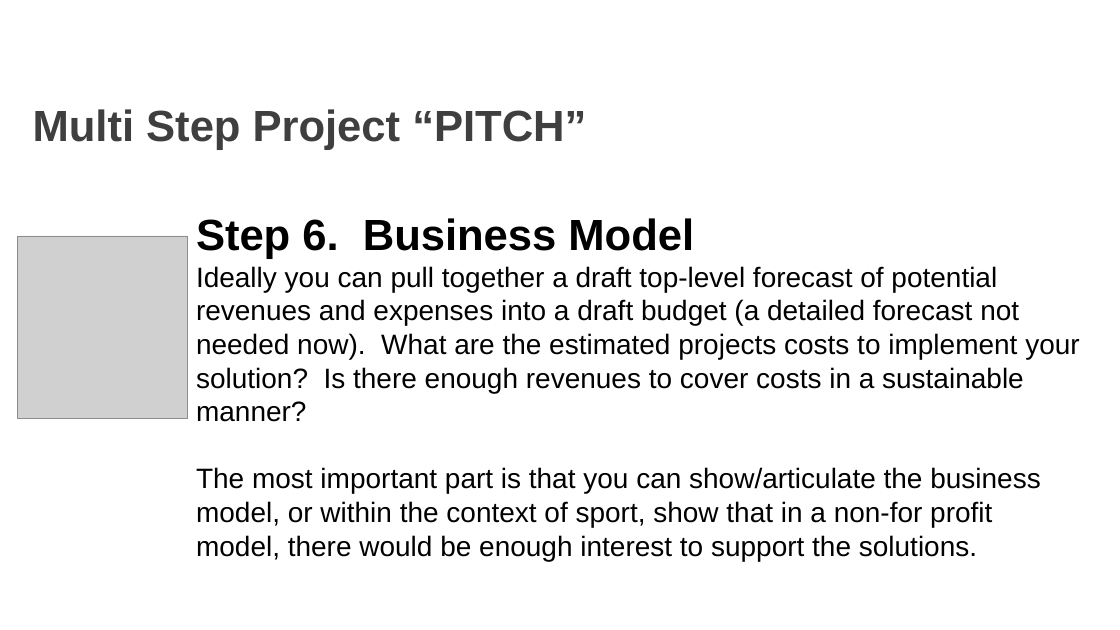
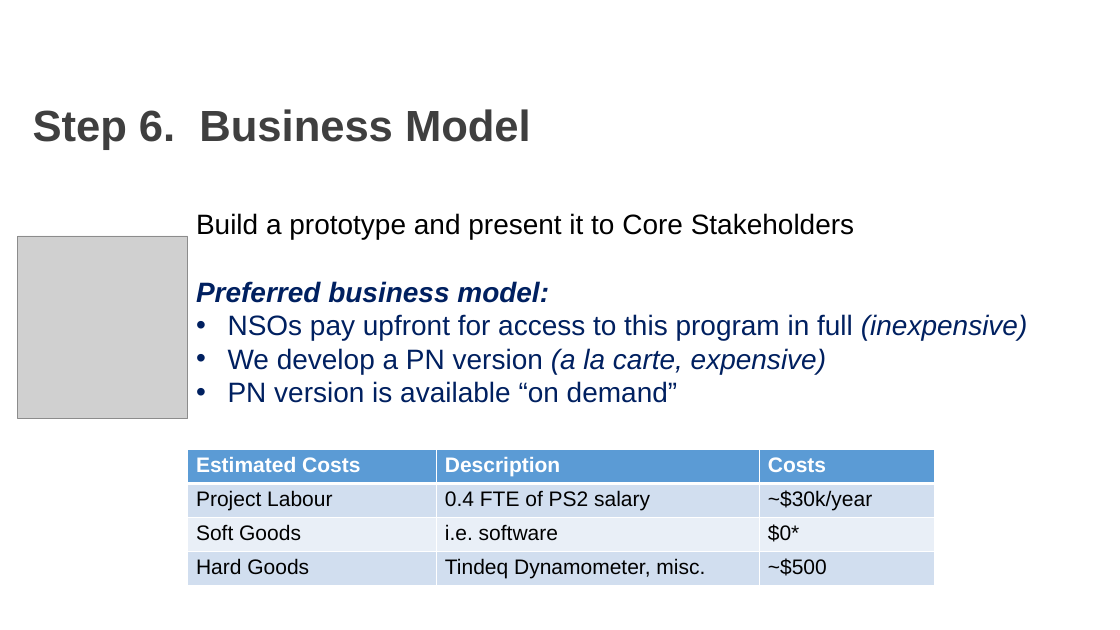
Before and after one commit to AKates717/CSI-Pacific-RTP, a slide deck: slide 7 of RTP Resources/RTP_Project_Pitch.pptx (slide 9 before the commit). Drawn at 1120x630 pixels with LibreOffice and Linux fonts; fonts in the diff are those of the drawing; grey boxes stand for pictures; background and template pictures are left out. Boxes give left, top, right and bottom in pixels: in the first picture for what was removed or moved away, otherwise in the second. Text is boxed around its words. In the diff, an @@ line names an element or a change of style, - is before the commit and + after.

```diff
--- a/RTP Resources/RTP_Project_Pitch.pptx
+++ b/RTP Resources/RTP_Project_Pitch.pptx
@@ title at <box>33,109,531,150</box>: text changed @@
-Multi Step Project “PITCH”
+Step 6. Business Model
@@ text at <box>196,213,1027,403</box>: text changed; text colour #000000 to #002060 @@
-Step 6. Business Model
-Ideally you can pull together a draft top-level forecast of potential revenues and expenses into a draft budget (a detailed forecast not needed now). What are the estimated projects costs to implement your solution? Is there enough revenues to cover costs in a sustainable manner?
-The most important part is that you can show/articulate the business model, or within the context of sport, show that in a non-for profit model, there would be enough interest to support the solutions.
+Build a prototype and present it to Core Stakeholders
+Preferred business model:
+• NSOs pay upfront for access to this program in full (inexpensive)
+• We develop a PN version (a la carte, expensive)
+• PN version is available “on demand”
@@ table added at <box>187,450,934,586</box>, 4 rows, 3 columns @@
+Estimated Costs | Description | Costs
+Project Labour | 0.4 FTE of PS2 salary | ~$30k/year
+Soft Goods | i.e. software | $0*
+Hard Goods | Tindeq Dynamometer, misc. | ~$500
```
Also in this commit, not shown: 5 other slides changed, 2 slides removed, 40 other files.
